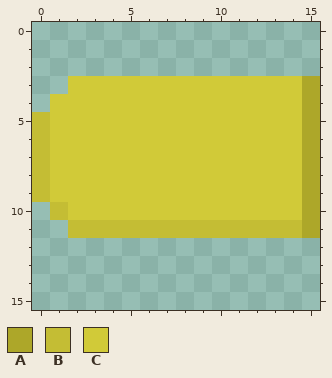
One commit to this pixel-art file: rawSprites/recoil/sBullet_Choice.aseprite. Above: the version before the commit.
16x16 pixels, 1 frame.
Palette (. is transparent): A #ada729  B #c4bd34  C #d1ca38
Pixels before, first column x 0:
 3 ..CCCCCCCCCCCCCA
 4 .CCCCCCCCCCCCCCA
 5 BCCCCCCCCCCCCCCA
 6 BCCCCCCCCCCCCCCA
 7 BCCCCCCCCCCCCCCA
 8 BCCCCCCCCCCCCCCA
 9 BCCCCCCCCCCCCCCA
10 .BCCCCCCCCCCCCCA
11 ..BBBBBBBBBBBBBA
Once edited:
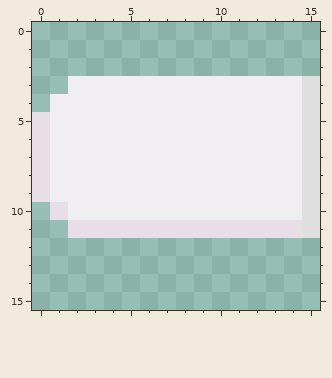
From old to new:
{"colour":"A","old":"#ada729","new":"#dfdfdf"}
{"colour":"B","old":"#c4bd34","new":"#e8dee7"}
{"colour":"C","old":"#d1ca38","new":"#f1eef1"}
